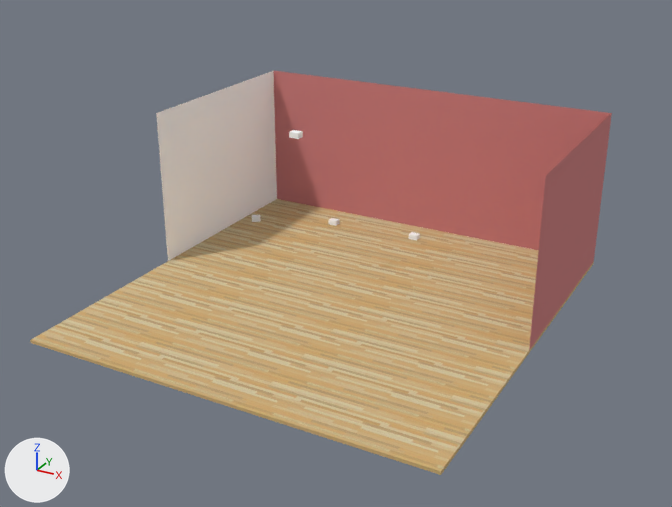
The COLLADA model public/environment.dae, before and after one commit.
Before and after are seen from a 50 mm camera at (6.02, -10.78, 6.22) aimed at (0.21, -0.22, 0.93). Lighting does not change. The marker at lower left points along +X, +Y and +Z. Where no turn or scale is listed for an object, it has been applied to the vertices. Vertices at the same position are counted once.

In view in the first picture: 'environment', 'group_0', 'slot0', 'slot1', 'slot2'.
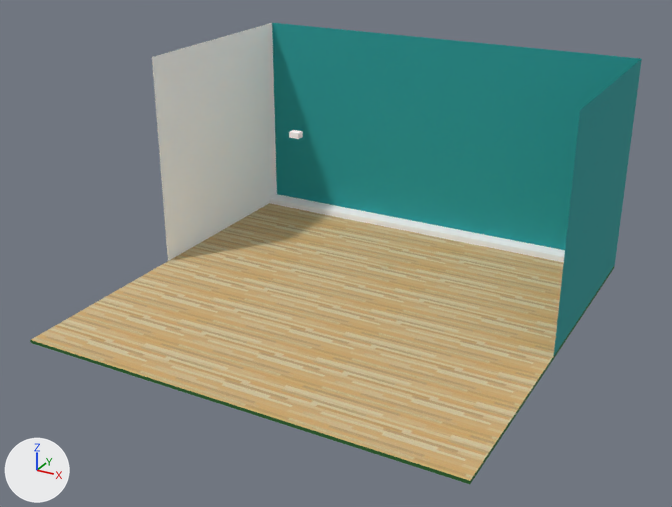
Diff of the bpy script that builds the scene:
```diff
--- a/public/environment.dae.py
+++ b/public/environment.dae.py
@@ mat_color_h12 @@
+mat_color_h12 = principled_material('Color_H12_')
+mat_color_h12.base_color = (0.013, 0.319, 0.319)  # cyan #1e9999
+mat_color_h12.roughness = 0.9
@@ me_environment @@
 # used by ob_environment; parent = ob_sketchup; location = (-2.996, -3.011, 0.0)
-me_environment.from_pydata(...)  # 12 vertices, 13 faces; spans x 0.0..6.04, y 2.99..6.3, z 0.05..2.5
-me_environment.vertices[6].co = (6.04, 6.3, 2.5)  # pixel (611, 113)
-me_environment.vertices[7].co = (0.0, 6.3, 2.5)  # pixel (273, 70)
-me_environment.vertices[9].co = (0.0, 2.99, 2.5)  # pixel (156, 113)
-me_environment.vertices[11].co = (6.04, 2.99, 2.5)  # pixel (545, 175)
+me_environment.from_pydata(...)  # 12 vertices, 13 faces; spans x 0.0..6.37, y 2.99..6.3, z 0.05..3.36
+# me_environment part 1
+for i in [0, 3, 4, 10]: me_environment.vertices[i].co += Vector((0.33, 0.0, 0.0))
+me_environment.vertices[6].co = (6.37, 6.3, 3.36)  # pixel (641, 58)
+me_environment.vertices[7].co = (0.0, 6.3, 3.35)  # pixel (272, 22)
+me_environment.vertices[9].co = (0.0, 2.99, 3.35)  # pixel (151, 56)
+me_environment.vertices[11].co = (6.37, 2.99, 3.36)  # pixel (580, 110)
+# me_environment part 2: 6 faces spanning x 0.0..6.37, y 2.99..6.3, z 0.05..3.36 switch from mat_color_a09 (pink #cc7a7a) to mat_color_h12 (cyan #1e9999)
 me_environment.materials.append(mat_material)
@@ me_group_0 @@
 me_group_0.from_pydata(...)  # 8 vertices, 12 faces; spans x 0.0..8.75, y 0.0..9.69, z 0.0..0.05
 # used by ob_group_0; parent = ob_environment; location = (0.0, 0.0, 0.0); scale = (0.69, 0.65, 1.0)
+# me_group_0 part 3: all 2 faces that had it switch from mat_wood_floor_light_1_0 (picture img_wood_floor_light_1_0_jpg) to mat_wood_floor_light_1 (picture img_wood_floor_light_1_jpg)
+me_group_0.materials.append(mat_color_g18)  # dark green #286628
@@ me_slot0 @@
 # used by ob_slot0; parent = ob_environment; location = (0.236, 5.083, 0.047); rotation_euler = (0.0, 0.0, 0.597), in degrees (0, 0, 34)
-me_slot0.from_pydata(...)  # 8 vertices, 12 faces; spans x 0.0..0.155, y 0.0..0.12, z 0.0..0.082
+me_slot0.from_pydata(...)  # 8 vertices, 12 faces; spans x 0.0..0.782, y 0.0..0.28, z 0.0..0.094
+# me_slot0 part 4
+# 7 vertices are removed from x 0.0..0.155, y 0.0..0.12, z 0.0..0.082
+# 12 faces are deleted
+# 7 vertices are added at x 0.0..0.782, y 0.0..0.28, z 0.0..0.094
+# 12 new faces join them
 me_slot0.materials.append(mat_material)
@@ me_slot1 @@
-me_slot1.from_pydata(...)  # 8 vertices, 12 faces; spans x 0.0..0.155, y 0.0..0.12, z 0.0..0.082
+me_slot1.from_pydata(...)  # 8 vertices, 12 faces; spans x 0.0..0.782, y 0.0..0.28, z 0.0..0.094
+# me_slot1 part 5
+# 7 vertices are removed from x 0.0..0.155, y 0.0..0.12, z 0.0..0.082
+# 12 faces are deleted
+# 7 vertices are added at x 0.0..0.782, y 0.0..0.28, z 0.0..0.094
+# 12 new faces join them
 me_slot1.materials.append(mat_material)
@@ me_slot2 @@
-me_slot2.from_pydata(...)  # 8 vertices, 12 faces; spans x 0.0..0.155, y 0.0..0.12, z 0.0..0.082
+me_slot2.from_pydata(...)  # 8 vertices, 12 faces; spans x 0.0..0.782, y 0.0..0.28, z 0.0..0.094
+# me_slot2 part 6
+# 7 vertices are removed from x 0.0..0.155, y 0.0..0.12, z 0.0..0.082
+# 12 faces are deleted
+# 7 vertices are added at x 0.0..0.782, y 0.0..0.28, z 0.0..0.094
+# 12 new faces join them
 me_slot2.materials.append(mat_material)
@@ ob_group_0 @@
 ob_group_0.location = (0.0, 0.0, 0.0)
-ob_group_0.scale = (0.69, 0.65, 1.0)
+ob_group_0.scale = (0.728, 0.65, 1.0)
@@ ob_slot7 @@
+ob_slot7 = bpy.data.objects.new('slot7', me_slot7)  # a box spanning x 0.0..0.782, y 0.0..0.28, z 0.0..0.094; in mat_material (white #ffffff)
+ob_slot7.location = (2.48, 3.01, 0.05)
@@ ob_slot6 @@
+ob_slot6 = bpy.data.objects.new('slot6', me_slot7.copy())
+ob_slot6.location = (1.7, 3.01, 0.05)
@@ ob_slot5 @@
+ob_slot5 = bpy.data.objects.new('slot5', me_slot7.copy())
+ob_slot5.location = (0.91, 3.01, 0.05)
@@ ob_slot4 @@
+ob_slot4 = bpy.data.objects.new('slot4', me_slot7.copy())
+ob_slot4.location = (0.13, 3.01, 0.05)
@@ ob_slot3 @@
+ob_slot3 = bpy.data.objects.new('slot3', me_slot7.copy())
+ob_slot3.location = (-0.65, 3.01, 0.05)
```

What differs and where, as boxes (x1, y1, x2, y2) in the pictures (672 x 507 px; the box of a moved part takes in the faces that stretch with it):
'environment', reshaped (7% wider, 19% taller)
    before: (156, 71, 612, 350)
    after: (152, 23, 642, 355)
'group_0', recoloured, rescaled (brown to beige)
    before: (30, 199, 594, 475)
    after: (30, 203, 615, 484)
'slot6', added
    after: (508, 240, 560, 261)
'slot5', added
    after: (464, 232, 514, 251)
'slot4', added
    after: (422, 224, 470, 242)
'slot3', added
    after: (381, 216, 428, 234)
'slot7', added
    after: (555, 249, 565, 263)
part 1 of me_environment, moved or reshaped
    before: (156, 71, 519, 261)
    after: (152, 23, 277, 261)
part 2 of me_environment, recoloured (brown to cyan)
    both: (274, 71, 581, 245)
part 3 of me_group_0, recoloured (brown to beige)
    both: (31, 203, 538, 471)
part 4 of me_slot0, moved or reshaped
    before: (252, 215, 261, 222)
    after: (269, 194, 312, 210)
part 5 of me_slot1, moved or reshaped
    before: (328, 218, 339, 226)
    after: (305, 201, 349, 218)
part 6 of me_slot2, moved or reshaped
    before: (408, 232, 420, 241)
    after: (342, 208, 387, 226)
